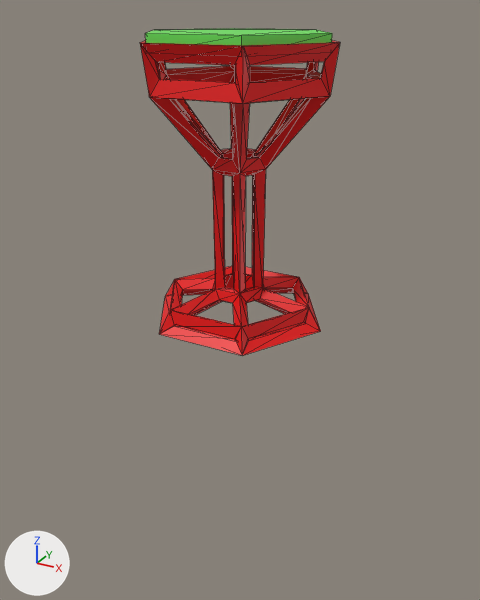
Two versions of the glTF model models/chair.glb, one commit apart.
Both versions are drawn from a 50 mm camera at (0.905, -1.631, 0.86) aimed at (-0.001, 0.015, 0.037). Every picture has the same lights, and +X, +Y and +Z are marked at lower left. Mesh edges are drawn as thin lines. Where no turn or scale is listed for an object, it has been applied to the vertices. Vertices at the same position are counted once.

In view in the first picture: 'cojin.026'.
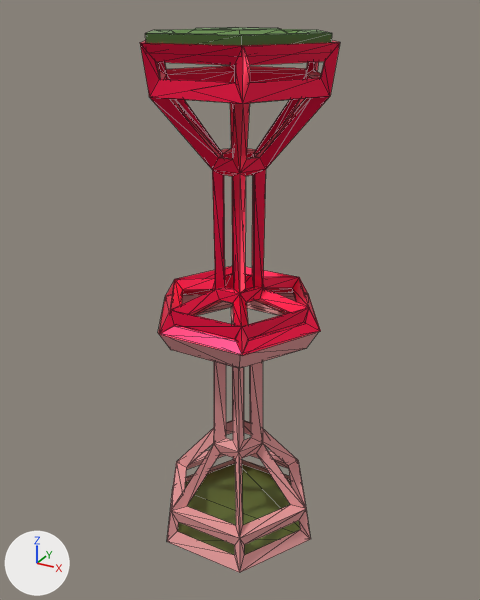
The change, as a diff of the scene's bpy script:
```diff
--- a/models/chair.glb.py
+++ b/models/chair.glb.py
@@ img_palette @@
+img_palette = load_image('palette', '_unpacked/palette', 512, 512, 'sRGB')
@@ mat_material_red_chair @@
 mat_material_red_chair = principled_material('Material_red_chair')
-mat_material_red_chair.base_color = (0.8, 0.000269, 0.0)  # red #e70100
+mat_material_red_chair.texture = img_palette
+mat_material_red_chair.metallic = 0.498
+mat_material_red_chair.roughness = 0.379
@@ mat_material_red_reflect @@
+mat_material_red_reflect = principled_material('Material_red_reflect')
+mat_material_red_reflect.base_color = (0.8, 0.329, 0.329)  # pink #e79b9b
+mat_material_red_reflect.roughness = 0.765
@@ me_circle_circle_049 @@
 # used by ob_cojin_026; location = (0.0, 0.0, 0.0)
-me_circle_circle_049.from_pydata(...)  # 216 vertices, 548 faces; spans x -0.281..0.281, y -0.243..0.254, z -0.003..0.804
+me_circle_circle_049.from_pydata(...)  # 235 vertices, 586 faces; spans x -0.281..0.281, y -0.243..0.254, z -0.003..0.81
+# me_circle_circle_049 part 1
+# 5 faces are deleted
+# 19 vertices are added at x -0.205..0.205, y -0.221..0.182, z 0.678..0.81
+# 43 new faces join them
+# me_circle_circle_049 part 2: 543 kept faces spanning x -0.281..0.281, y -0.243..0.254, z -0.003..0.804 get new texture (UV) coordinates
+# me_circle_circle_049 part 3: 16 faces spanning x -0.261..0.261, y -0.231..0.231, z 0.759..0.804 switch from mat_material_chair_green (green #69e757) to mat_material_red_chair (picture img_palette)
@@ me_cylinder_032 @@
+me_cylinder_032.from_pydata(...)  # 132 vertices, 208 faces; spans x -0.279..0.279, y -0.242..0.242, z -0.777..0.0
+# faces by material slot: [204, 4]
+me_cylinder_032.materials.append(mat_material_red_reflect)  # pink #e79b9b
+me_cylinder_032.materials.append(mat_material_red_chair)  # picture img_palette
@@ ob_chair_reflect_mesh @@
+ob_chair_reflect_mesh = bpy.data.objects.new('chair_reflect_mesh', me_cylinder_032)
+ob_chair_reflect_mesh.location = (0.0, 0.0, 0.0)
```

Boxes [x1, y1, x2, y2] around the edits, measured in the pictures (480 x 600 px):
'cojin.026', surface changed, reshaped
    before: [140, 29, 340, 356]
    after: [140, 27, 340, 356]
'chair_reflect_mesh', added (pink)
    after: [158, 293, 318, 573]
    faces in mat_material_red_reflect (pink #e79b9b): [158, 293, 318, 573]
    faces in mat_material_red_chair (picture img_palette): [177, 463, 300, 555]
part 1 of me_circle_circle_049, built on
    before: [148, 29, 330, 104]
    after: [148, 27, 330, 104]
part 2 of me_circle_circle_049, surface changed
    both: [140, 40, 339, 356]
part 3 of me_circle_circle_049, recoloured
    both: [145, 33, 332, 46]
